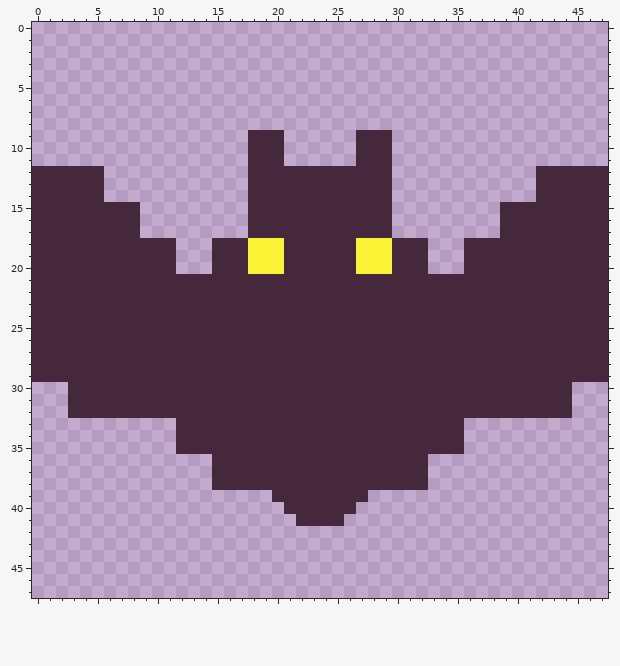
Pixel-art sprite, stored at Battle/assets/battle/enemies/bat.png. Above is the file before it was changed.
The file is 48x48 pixels.
Once edited:
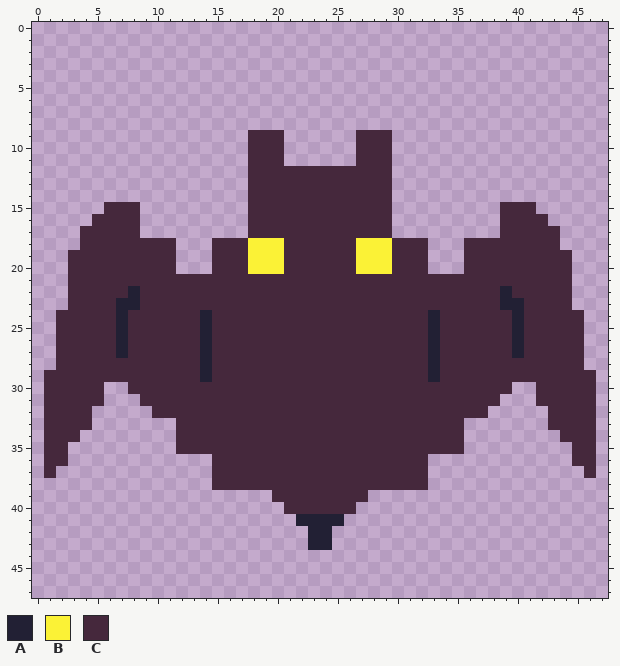
Palette (. is transparent): A #222034  B #fbf236  C #45283c
Diff:
y 12..15: x 0..5 CCCCCC -> ......; x 42..47 CCCCCC -> ......
y 16: x 0..4 CCCCC -> .....; x 43..47 CCCCC -> .....
y 17..18: x 0..3 CCCC -> ....; x 44..47 CCCC -> ....
y 19..21: x 0..2 CCC -> ...; x 45..47 CCC -> ...
y 22: x 0..2 CCC -> ...; x 8 C -> A; x 39 C -> A; x 45..47 CCC -> ...
y 23: x 0..2 CCC -> ...; x 7..8 CC -> AA; x 39..40 CC -> AA; x 45..47 CCC -> ...
y 24..27: x 0..1 CC -> ..; x 7 C -> A; x 14 C -> A; x 33 C -> A; x 40 C -> A; x 46..47 CC -> ..
y 28: x 0..1 CC -> ..; x 14 C -> A; x 33 C -> A; x 46..47 CC -> ..
y 29: x 0 C -> .; x 14 C -> A; x 33 C -> A; x 47 C -> .
y 30: x 1..2 .. -> CC; x 6..7 CC -> ..; x 40..41 CC -> ..; x 45..46 .. -> CC
y 31: x 1..2 .. -> CC; x 6..8 CCC -> ...; x 39..41 CCC -> ...; x 45..46 .. -> CC
y 32: x 1..2 .. -> CC; x 5..9 CCCCC -> .....; x 38..42 CCCCC -> .....; x 45..46 .. -> CC
y 33: x 1..4 .... -> CCCC; x 43..46 .... -> CCCC
y 34: x 1..3 ... -> CCC; x 44..46 ... -> CCC
y 35..36: x 1..2 .. -> CC; x 45..46 .. -> CC
y 37: x 1 . -> C; x 46 . -> C
y 41: x 22..25 CCCC -> AAAA
y 42..43: x 23..24 .. -> AA
Boxes around the changes in both pictures, in picture pixels (x1, y1, x2, y2):
changed: (32, 166, 212, 478)
changed: (428, 166, 608, 478)
changed: (296, 514, 344, 550)
